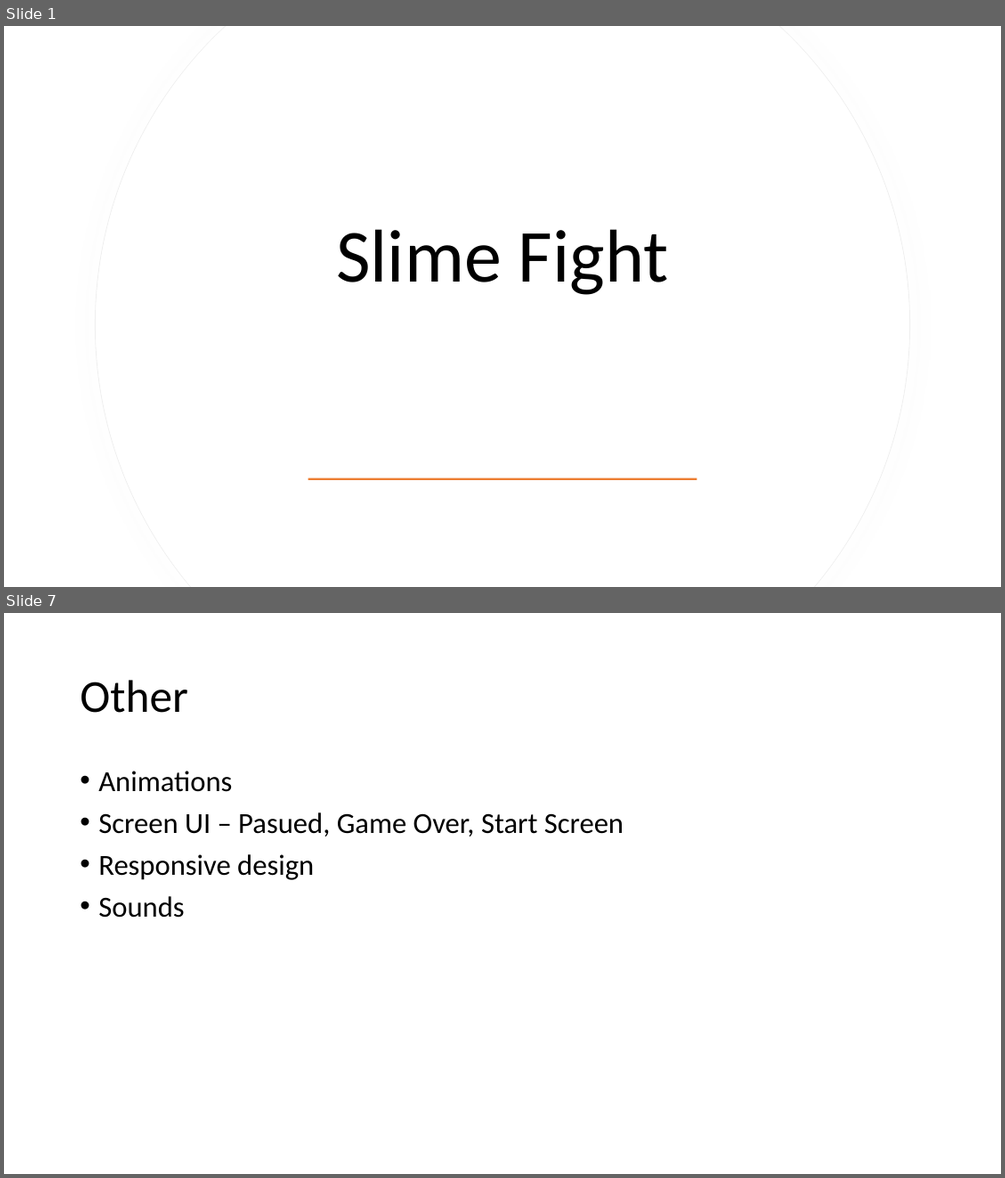
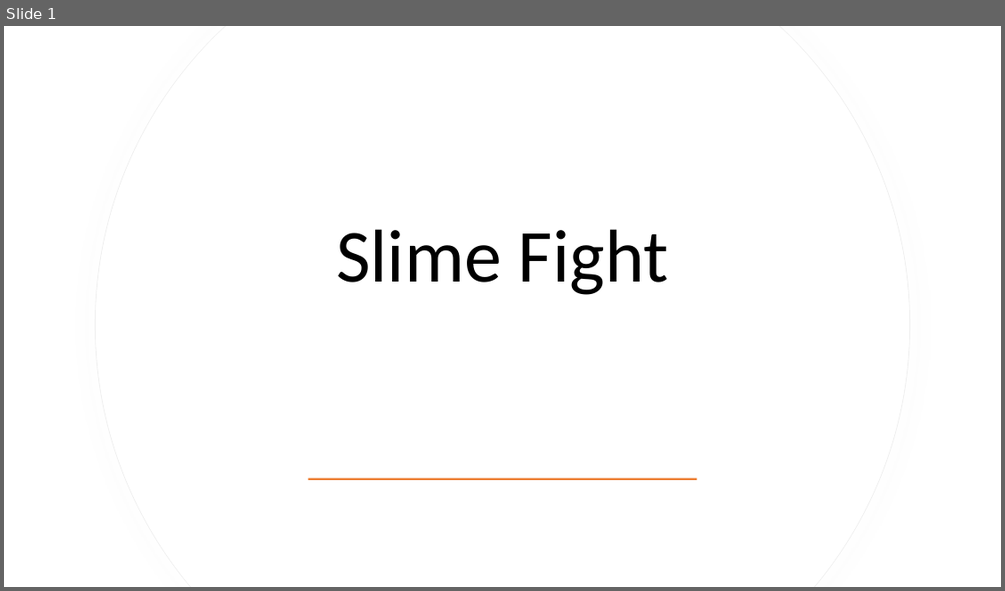
Before and after one commit to WilliamCheung2004/Slime-Fight-, a slide deck: Slime Fight.pptx. Shown one above the other, each under a label of ours: slides 1 and 7 before the commit, slide 1 after it; the slides between them are not shown. The pictures are 1005x1178 and 1005x591 pixels, drawn with LibreOffice and Linux fonts; fonts in the diff are those of the drawing. Boxes give left, top, right and bottom in pixels: in the first picture for what was removed or moved away, otherwise in the second. Text is boxed around its words. In the diff, an @@ line names an element or a change of style, - is before the commit and + after.

Commit message:
Release Version 2.0
Release version for game

```diff
--- a/Slime Fight.pptx
+++ b/Slime Fight.pptx
@@ slide 7 removed at (4, 613, 1001, 1174), background #FFFFFF @@
@@ title removed at (80, 680, 187, 713) @@
-Other
@@ text removed at (98, 771, 623, 917) @@
-• Animations
-• Screen UI – Pasued, Game Over, Start Screen
-• Responsive design
-• Sounds
```
Also in this commit, not shown: 1 slide changed, 1 slide added, 4 other slides removed, 32 other files.
